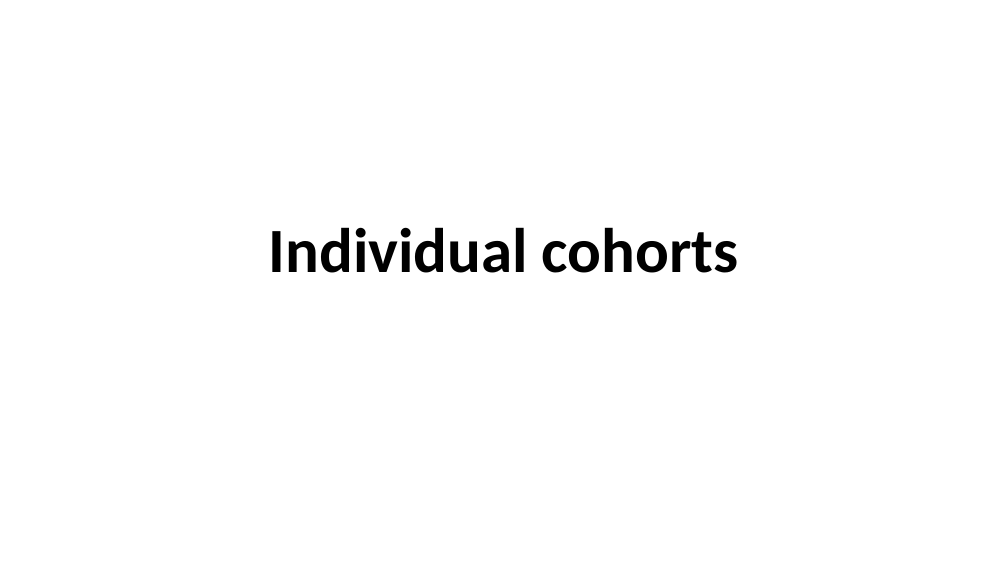
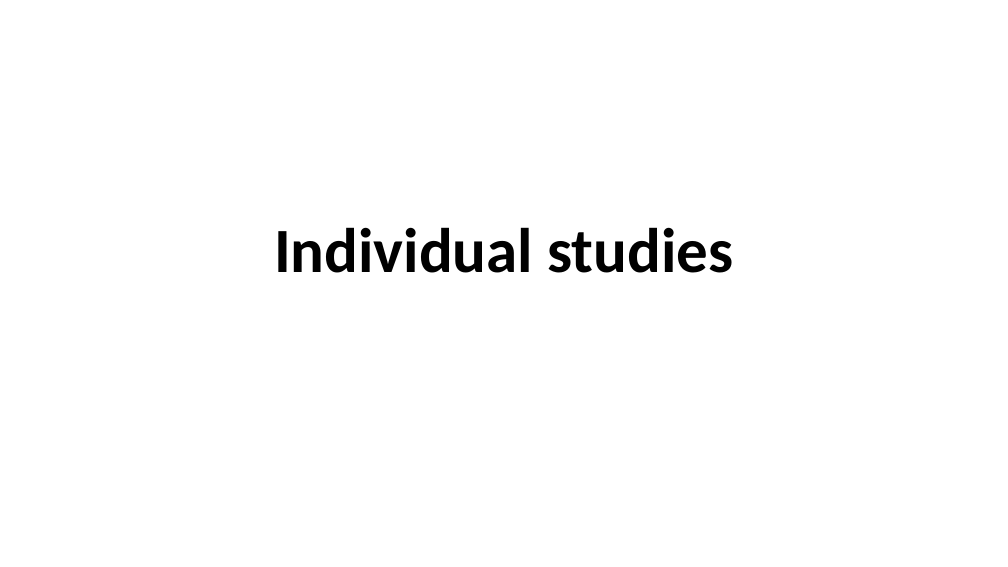
Before and after one commit to jinghuazhao/INF, a slide deck: slide 2 of doc/SCALLOP_INF1-120419.pptx. Drawn at 1008x567 pixels with LibreOffice and Linux fonts; fonts in the diff are those of the drawing. Boxes give left, top, right and bottom in pixels: in the first picture for what was removed or moved away, otherwise in the second. Text is boxed around its words. In the diff, an @@ line names an element or a change of style, - is before the commit and + after.

```diff
--- a/doc/SCALLOP_INF1-120419.pptx
+++ b/doc/SCALLOP_INF1-120419.pptx
@@ title at (274, 227, 733, 273): text changed @@
-Individual cohorts
+Individual studies
```
Also in this commit, not shown: 7 other slides changed, 16 other files.
